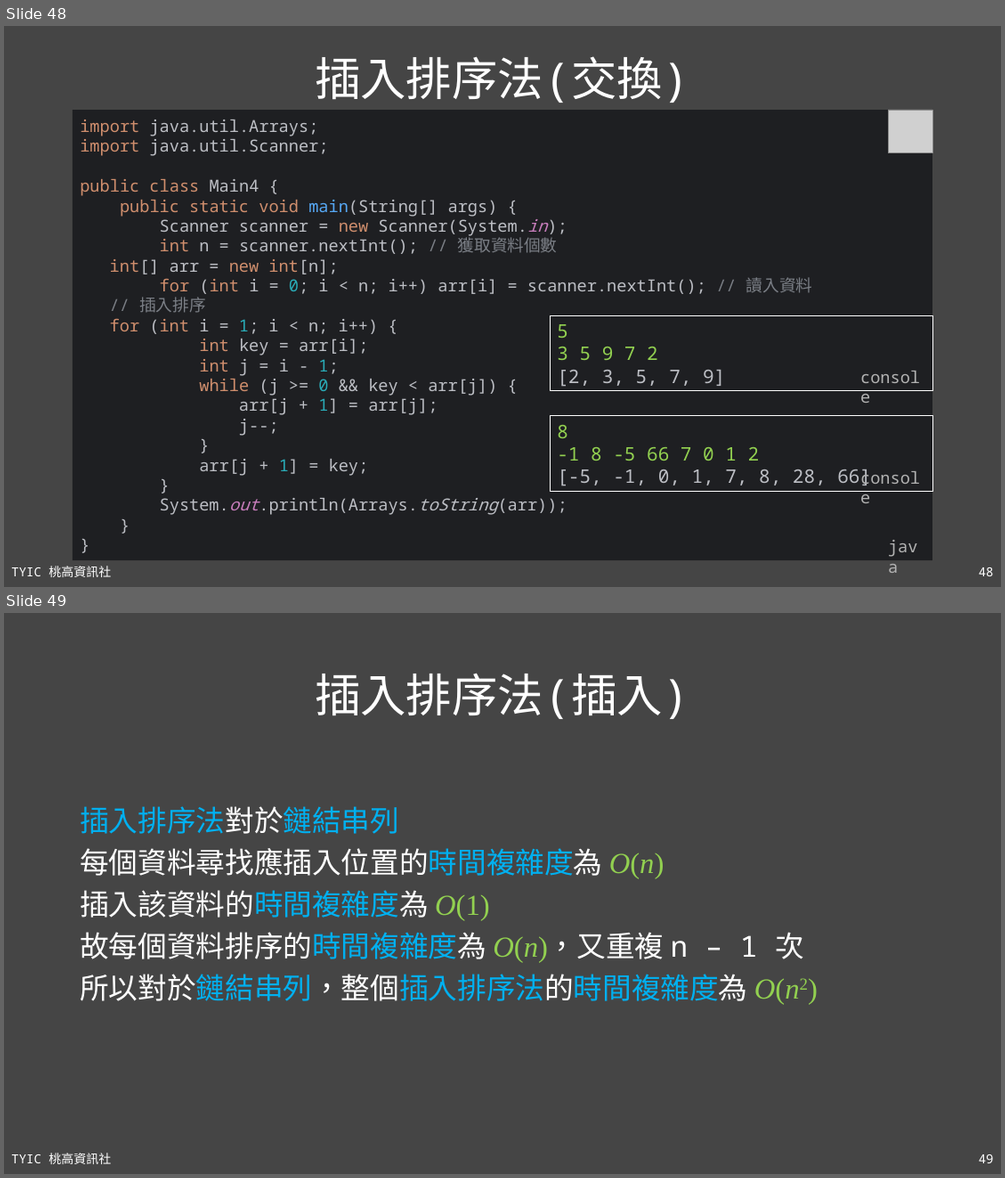
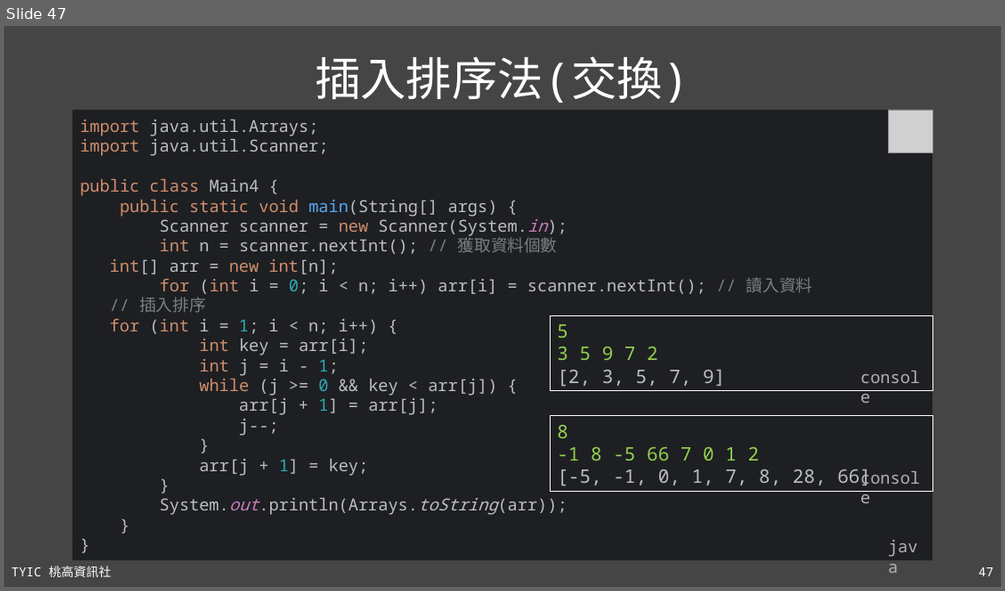
Before and after one commit to TYSHIC/slides, a slide deck: ppt/20_基礎資料結構與演算法.pptx. Shown one above the other, each under a label of ours: slides 48 and 49 before the commit, slide 47 after it. The pictures are 1005x1178 and 1005x591 pixels, drawn with LibreOffice and Linux fonts; fonts in the diff are those of the drawing; grey boxes stand for pictures. Boxes give left, top, right and bottom in pixels: in the first picture for what was removed or moved away, otherwise in the second. Text is boxed around its words. In the diff, an @@ line names an element or a change of style, - is before the commit and + after.

```diff
--- a/ppt/20_基礎資料結構與演算法.pptx
+++ b/ppt/20_基礎資料結構與演算法.pptx
@@ slide 49 removed at (x1=4, y1=613, x2=1001, y2=1174), background #454545; not listed: 2 template elements that a slide beside it also shows @@
@@ title removed at (x1=315, y1=673, x2=689, y2=719) @@
-插入排序法(插入)
@@ text removed at (x1=80, y1=806, x2=804, y2=1004) @@
-插入排序法對於鏈結串列
-每個資料尋找應插入位置的時間複雜度為 O(n)
-插入該資料的時間複雜度為 O(1)
-故每個資料排序的時間複雜度為 O(n)，又重複 n – 1 次
-所以對於鏈結串列，整個插入排序法的時間複雜度為 O(n2)
@@ what was slide 48 is now slide 47 @@
@@ page number at (x1=979, y1=567, x2=994, y2=576): text changed @@
-48
+47
```
Also in this commit, not shown: 1 slide changed, 3 other slides removed, 3 other files.
